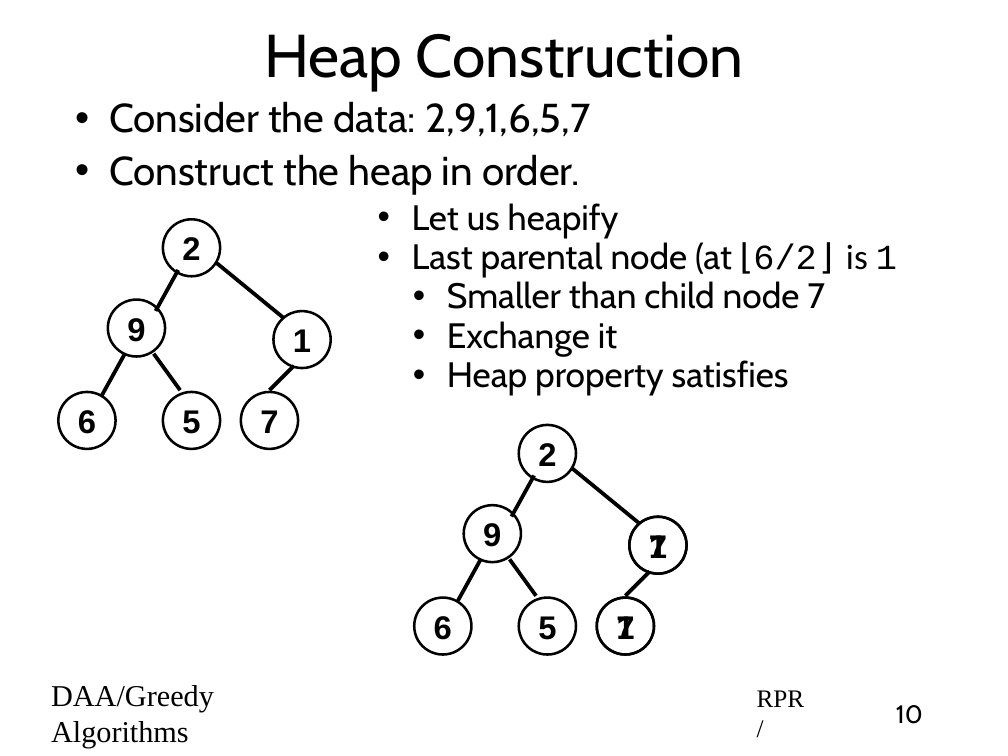
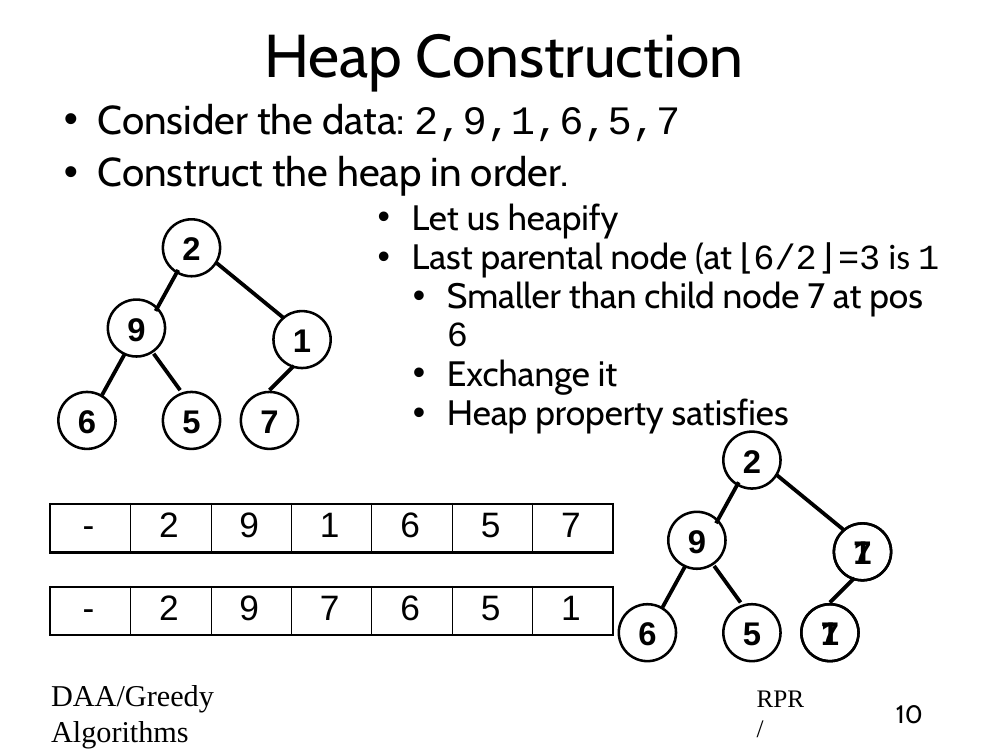
Before and after one commit to rprustagi/2019-17CS43-DAA, a slide deck: slide 10 of Slides-RPR/2019-H1-DAA-L28-Greedy-Algo-Heapsort.pptx. Drawn at 1008x756 pixels with LibreOffice and Linux fonts; fonts in the diff are those of the drawing. Boxes give left, top, right and bottom in pixels: in the first picture for what was removed or moved away, otherwise in the second. Text is boxed around its words. In the diff, an @@ line names an element or a change of style, - is before the commit and + after.

```diff
--- a/Slides-RPR/2019-H1-DAA-L28-Greedy-Algo-Heapsort.pptx
+++ b/Slides-RPR/2019-H1-DAA-L28-Greedy-Algo-Heapsort.pptx
@@ text "Consider the data: 2,9,1,6,5,7": place and size @@
-text "Consider the data: 2,9,1,6,5,7" at (109, 101, 591, 194)
+text "Consider the data: 2,9,1,6,5,7" at (98, 103, 680, 196)
@@ text at (98, 103, 680, 141): font Cabin to Courier New in "2,9,1,6,5,7" @@
@@ text at (412, 242, 939, 347): text changed @@
-• Last parental node (at ⌊6/2⌋ is 1
-  • Smaller than child node 7
+• Last parental node (at ⌊6/2⌋=3 is 1
+  • Smaller than child node 7 at pos 6
@@ 8 ellipses, 4 lines: place and size @@
-8 ellipses, 4 lines at (415, 425, 687, 655)
+8 ellipses, 4 lines at (619, 432, 891, 661)
@@ table added at (50, 504, 615, 550), 1 rows, 7 columns @@
+- | 2 | 9 | 1 | 6 | 5 | 7
@@ line moved from (512, 516) - (534, 475) to (716, 524) - (739, 483) @@
@@ table added at (50, 587, 615, 632), 1 rows, 7 columns @@
+- | 2 | 9 | 7 | 6 | 5 | 1
```
Also in this commit, not shown: 8 other slides changed, 1 slide added, 2 other files.
